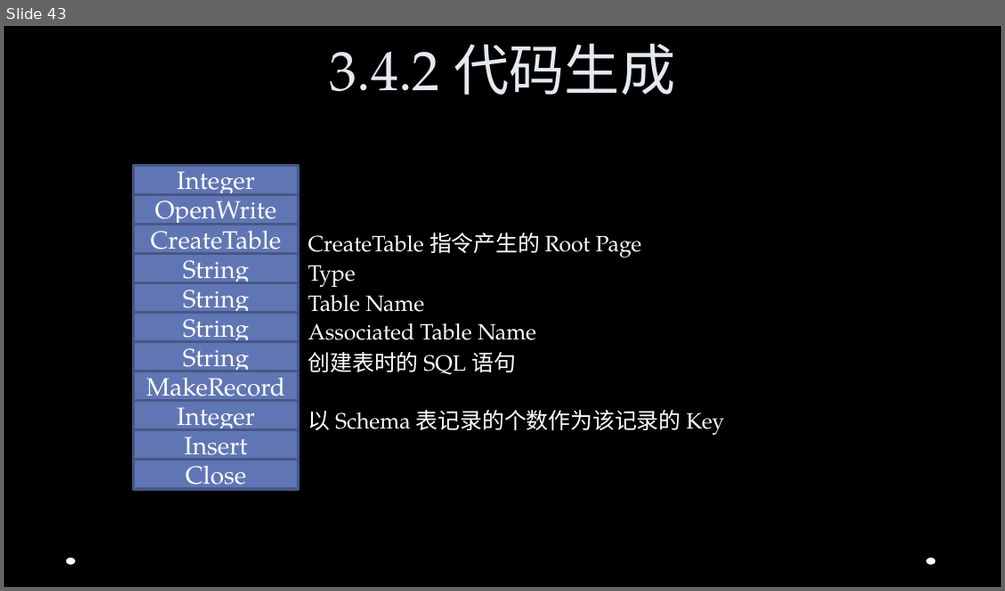
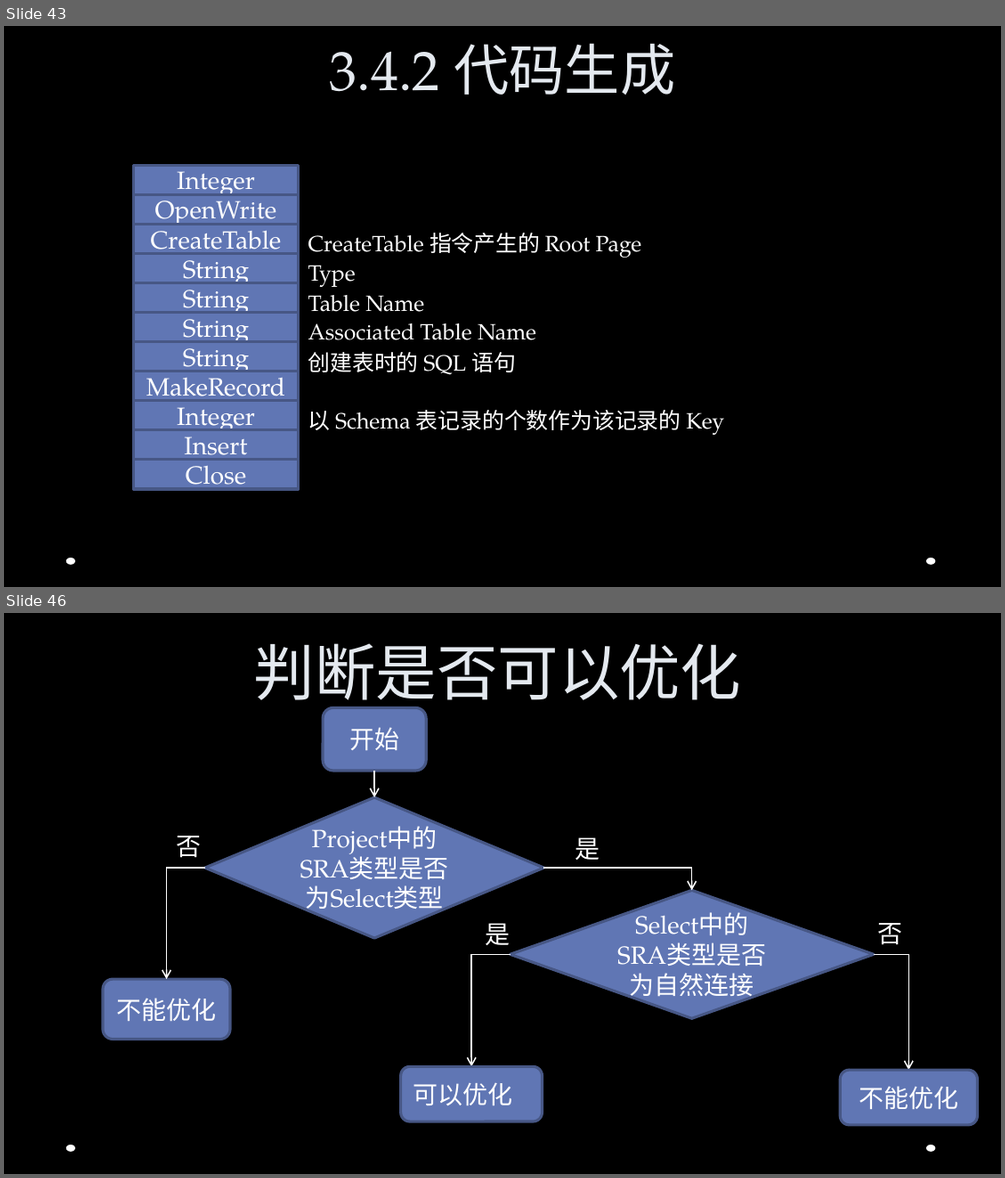
Before and after one commit to Jusot/chidb, a slide deck: documents/slides/ppt.pptx. Shown one above the other, each under a label of ours: slide 43 before the commit, slides 43 and 46 after it; the slides between them are not shown. The pictures are 1005x591 and 1005x1178 pixels, drawn with LibreOffice and Linux fonts; fonts in the diff are those of the drawing; background and template pictures are left out. Boxes give left, top, right and bottom in pixels: in the first picture for what was removed or moved away, otherwise in the second. Text is boxed around its words. In the diff, an @@ line names an element or a change of style, - is before the commit and + after.

```diff
--- a/documents/slides/ppt.pptx
+++ b/documents/slides/ppt.pptx
@@ slide 46 added at (4,613,1001,1174), background picture (left out); not listed: 2 template elements that a slide beside it also shows @@
@@ title added at (254,643,741,710), 44 pt, text #E4E9EF @@
+判断是否可以优化
@@ rounded rectangle added at (323,707,427,771), fill #6076B4, outline #475785 2 pt, 18 pt, text #FFFFFF @@
+开始
@@ arrow added from (375, 771) to (375, 797), #FFFFFF 1 pt @@
@@ diamond added at (205,797,544,938), fill #6076B4, outline #475785 2 pt, 18 pt, text #FFFFFF @@
+Project中的SRA类型是否为Select类型
@@ text added at (177,835,202,858), 18 pt, text #FFFFFF @@
+否
@@ text added at (574,837,599,860), 18 pt, text #FFFFFF @@
+是
@@ elbow arrow added from (205, 868) to (167, 979), #FFFFFF 1 pt @@
@@ elbow arrow added from (544, 868) to (692, 890), #FFFFFF 1 pt @@
@@ diamond added at (510,890,874,1019), fill #6076B4, outline #475785 2 pt, 18 pt, text #FFFFFF @@
+Select中的SRA类型是否为自然连接
@@ text added at (485,923,510,945), 18 pt, text #FFFFFF @@
+是
@@ text added at (877,923,902,945), 18 pt, text #FFFFFF @@
+否
@@ elbow arrow added from (510, 954) to (471, 1067), #FFFFFF 1 pt @@
@@ elbow arrow added from (874, 954) to (908, 1070), #FFFFFF 1 pt @@
@@ rounded rectangle added at (103,979,230,1038), fill #6076B4, outline #475785 2 pt, 18 pt, text #FFFFFF @@
+不能优化
@@ rounded rectangle added at (401,1067,542,1121), fill #6076B4, outline #475785 2 pt, 18 pt, text #FFFFFF @@
+可以优化
@@ rounded rectangle added at (841,1070,978,1125), fill #6076B4, outline #475785 2 pt, 18 pt, text #FFFFFF @@
+不能优化
```
Also in this commit, not shown: 6 other slides added.
